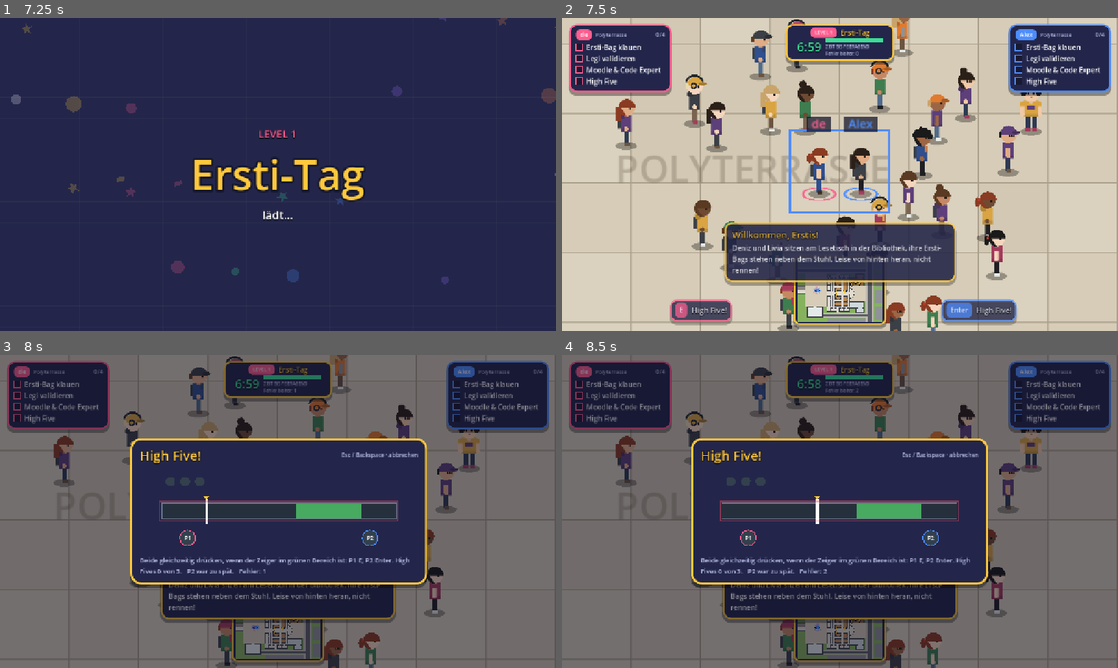
Above: before the commit, frames 1-4 (two rows, left to right).
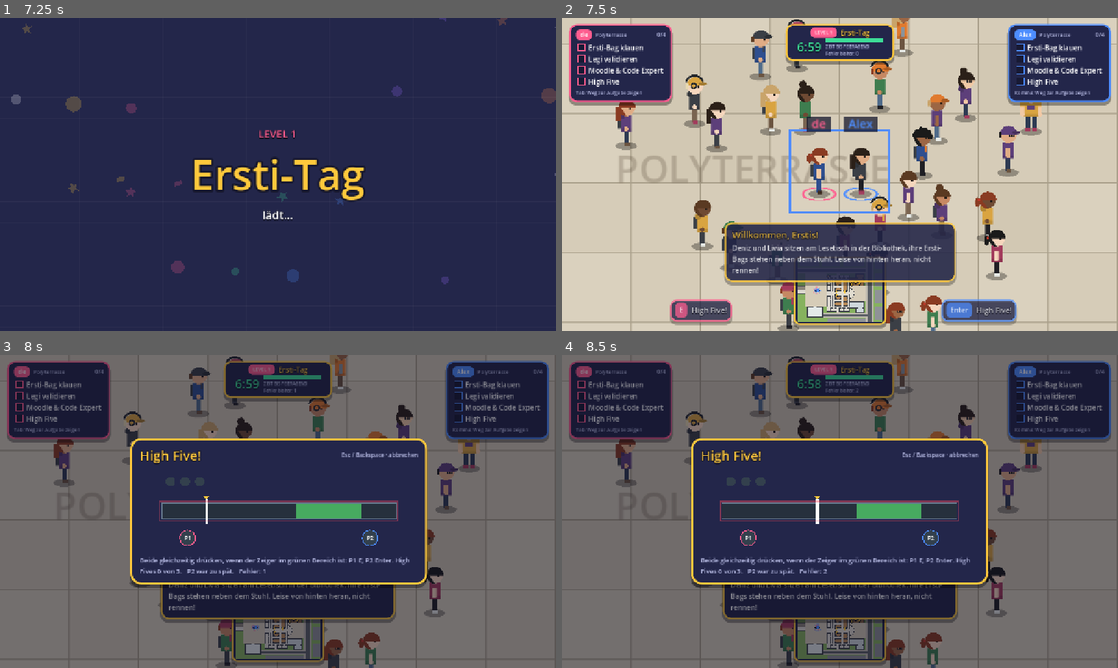
Above: after the commit, the same moments.

Repository: fzehnder/viscon-game
Game: Godot game, scene res://menu.tscn
Same seed, same stepped clock (60 frames per second), same inputs: the game is played once before the commit and once after it.
Inputs (mouse positions are in pixels of both pictures, inside the frame that each line leads up to):
- Up to frame 1 (7.25 s): click "START" at 0.5 s; tap Enter at 1.25, 6.05, 6.6 s; move the mouse to (400, 158) at 1.27 s; hold D 1.28-2 s; tap E at 1.35 s; click (400, 158) at 1.42 s; tap Space at 1.52, 1.82, 4.52, 4.82, 6.02, 6.32, 6.77, 7.07 s; tap Shift at 1.55, 4.35 s; click (316, 205) at 2.02 s; type "Alex" at 2.1 s; click "Bewerbung abschicken" at 2.75 s; click "Foto machen" at 3.5 s; move the mouse to (166, 190) at 4.27 s; hold S 4.28-5.03 s; click (166, 190) at 4.42 s; tap Ctrl at 4.55, 5.1 s; move the mouse to (333, 105) at 5.02 s; hold D 5.03-5.78 s; click (333, 105) at 5.17 s; tap Tab at 5.3, 5.85 s; move the mouse to (250, 237) at 5.77 s; hold W 5.78-6.53 s; click (250, 237) at 5.92 s; move the mouse to (444, 221) at 6.52 s; hold A from 6.53 s (still down); click (444, 221) at 6.67 s; tap Keypad Enter at 6.8 s
- Up to frame 2 (7.5 s): keep holding A; move the mouse to (673, 127) at 7.27 s; tap Keypad Enter at 7.35 s; click (673, 127) at 7.42 s
- Up to frame 3 (8 s): keep holding A; tap Space at 7.52, 7.55, 7.82 s
- Up to frame 4 (8.5 s): move the mouse to (867, 511) at 8.02 s; release A at 8.03 s; hold S from 8.03 s (still down); tap Space at 8.1 s; click (867, 511) at 8.17 s; tap E (interact) at 8.3 s

Frame 1 is identical in both runs. In frame 2, 3.5% of the frame differs, in the area x 1-99%, y 1-28%; in frame 3, 3.0%; in frame 4, 3.0%.

Commit message:
Pick a task and get shown the way: dashed arrows to where it can be done
Tab (P1) or comma (P2) steps through the open tasks of a player, a click on the task works too. The picked task is framed on the card, and dashed arrows in the player's colour lead along the shortest way to the nearest place where it can be done, in the world and on the mini map. For co-op tasks the way leads to the other player; levels can say where with task_targets(id, pid).

Co-Authored-By: Claude Opus 5.5 <noreply@anthropic.com>

Diff:
--- a/godot/scripts/controls.gd
+++ b/godot/scripts/controls.gd
@@ -1,17 +1,17 @@
 extends RefCounted
 ## Two players on one keyboard. Physical key positions (US layout), so it works on Swiss keyboards too.
-## P1 (left hand side):  WASD move · E interact · Shift sprint · Ctrl sneak · Esc leave minigame · 1 2 3 answers
-## P2 (right hand side): arrows move · Enter interact · . sprint · - (US: /) sneak · Backspace leave minigame · 8 9 0 answers
+## P1 (left hand side):  WASD move · E interact · Shift sprint · Ctrl sneak · Tab pick a task · Esc leave minigame · 1 2 3 answers
+## P2 (right hand side): arrows move · Enter interact · . sprint · - (US: /) sneak · , pick a task · Backspace leave minigame · 8 9 0 answers
 
 const PLAYER_KEYS := [
 	{
 		"up": [KEY_W], "down": [KEY_S], "left": [KEY_A], "right": [KEY_D],
-		"interact": [KEY_E, KEY_SPACE], "sprint": [KEY_SHIFT], "sneak": [KEY_CTRL],
+		"interact": [KEY_E, KEY_SPACE], "sprint": [KEY_SHIFT], "sneak": [KEY_CTRL], "select": [KEY_TAB],
 		"abort": [KEY_ESCAPE], "nums": [KEY_1, KEY_2, KEY_3],
 	},
 	{
 		"up": [KEY_UP], "down": [KEY_DOWN], "left": [KEY_LEFT], "right": [KEY_RIGHT],
-		"interact": [KEY_ENTER, KEY_KP_ENTER], "sprint": [KEY_PERIOD], "sneak": [KEY_SLASH],
+		"interact": [KEY_ENTER, KEY_KP_ENTER], "sprint": [KEY_PERIOD], "sneak": [KEY_SLASH], "select": [KEY_COMMA],
 		"abort": [KEY_BACKSPACE], "nums": [KEY_8, KEY_9, KEY_0],
 	},
 ]
@@ -28,6 +28,7 @@
 ]
 const SOLO_LABELS := {"ok": "E oder Leertaste", "nums": "1 2 3", "dirs": "Pfeiltasten oder WASD", "abort": "Esc"}
 const KEY_NAMES := ["E", "Enter"]
+const SELECT_NAMES := ["Tab", "Komma"]     # key that picks a task and shows the way to it
 const TAGS := ["P1", "P2"]
 const TAG_COLORS := ["ff5d8f", "4d8dff"]   # P1 pink, P2 blue (yellow = both)
 
@@ -39,7 +40,7 @@
 static func setup() -> void:
 	for pid in PLAYER_KEYS.size():
 		var keys: Dictionary = PLAYER_KEYS[pid]
-		for what in ["up", "down", "left", "right", "interact", "sprint", "sneak"]:
+		for what in ["up", "down", "left", "right", "interact", "sprint", "sneak", "select"]:
 			var a := action(pid, what)
 			if InputMap.has_action(a):
 				continue
--- a/godot/scripts/fx.gd
+++ b/godot/scripts/fx.gd
@@ -1,5 +1,6 @@
 extends Node2D
-## World-space overlays: sound rings, interaction highlights, goal markers, P1/P2 tags, stamina, thrown wrench.
+## World-space overlays: sound rings, interaction highlights, goal markers, the dashed way to a
+## picked task, P1/P2 tags, stamina, thrown wrench.
 
 const TS := 32.0
 const KEYS = preload("res://scripts/controls.gd")
@@ -45,6 +46,59 @@
 	queue_redraw()
 
 
+## Point and direction at distance `d` along a line of points.
+func _along(points: Array, d: float) -> Array:
+	for i in range(1, points.size()):
+		var a: Vector2 = points[i - 1]
+		var b: Vector2 = points[i]
+		var seg := a.distance_to(b)
+		if d <= seg and seg > 0.01:
+			return [a.lerp(b, d / seg), (b - a) / seg]
+		d -= seg
+	var last: Vector2 = points[points.size() - 1]
+	var before: Vector2 = points[points.size() - 2]
+	return [last, (last - before).normalized()]
+
+
+## Dashes that run towards the goal, small arrows along the way and a big one at the end.
+func _draw_route(points: Array, col: Color, pid: int) -> void:
+	var total := 0.0
+	for i in range(1, points.size()):
+		total += (points[i - 1] as Vector2).distance_to(points[i])
+	if total < 8.0:
+		return
+	var dark := Color(0.08, 0.09, 0.17, 0.55)
+	var period := 15.0
+	var dash := 8.0
+	var d := fmod(t * 26.0, period) - period
+	while d < total - 6.0:
+		var d0 := maxf(d, 0.0)
+		var d1 := minf(d + dash, total - 6.0)
+		if d1 - d0 > 1.0:
+			var p0: Vector2 = _along(points, d0)[0]
+			var p1: Vector2 = _along(points, d1)[0]
+			draw_line(p0, p1, dark, 4.2)
+			draw_line(p0, p1, col, 2.4)
+		d += period
+	# small arrows, a little out of step for the two players so that they do not hide each other
+	var step := 60.0
+	var da := fmod(t * 26.0 + pid * 30.0, step) + 14.0
+	while da < total - 16.0:
+		var pa: Array = _along(points, da)
+		_arrow(pa[0], pa[1], 5.5, col, dark)
+		da += step
+	var end: Array = _along(points, total)
+	_arrow(end[0], end[1], 9.0 + sin(t * 6.0) * 1.2, col, dark)
+	draw_arc(end[0], 11.0 + sin(t * 6.0) * 2.0, 0.0, TAU, 24, Color(col, 0.7), 1.6)
+
+
+func _arrow(tip: Vector2, dirv: Vector2, size: float, col: Color, dark: Color) -> void:
+	var side := Vector2(-dirv.y, dirv.x)
+	var pts := PackedVector2Array([tip + dirv * size * 0.6, tip - dirv * size + side * size * 0.8, tip - dirv * size - side * size * 0.8])
+	draw_colored_polygon(pts, col)
+	draw_polyline(pts + PackedVector2Array([pts[0]]), dark, 1.0)
+
+
 func _draw() -> void:
 	if main.state != "play":
 		return
@@ -84,6 +138,11 @@
 		draw_colored_polygon(dia, Color(gc, 0.95))
 		draw_polyline(dia + PackedVector2Array([dia[0]]), Color(0.08, 0.09, 0.17), 1.5)
 		draw_circle(g, 2.6, Color(0.08, 0.09, 0.17))
+	# dashed way to the task a player has picked, in that player's colour
+	for i in main.players.size():
+		var route: Array = main.routes[i]
+		if route.size() >= 2:
+			_draw_route(route, Color(KEYS.TAG_COLORS[i]), i)
 	# name tag and stamina bar above each player
 	var font := ThemeDB.fallback_font
 	for i in main.players.size():
--- a/godot/scripts/hud.gd
+++ b/godot/scripts/hud.gd
@@ -16,7 +16,7 @@
 var root: Control
 # one task card per player: [panel, zone label, counter label, box for the rows]
 var cards: Array = []
-var task_rows: Array = [[], []]   # per player: [row, tick, label]
+var task_rows: Array = [[], []]   # per player: [row panel, tick, label, style box, picked]
 var title_l: Label
 var minimap: Control
 # timer / meter
@@ -149,6 +149,11 @@
 					var po := _at(op.global_position)
 					draw_circle(po, 4.5 + sin(t * 12.0), UI2.RED)
 					draw_arc(po, 6.5, 0.0, TAU, 16, UI2.RED, 1.0)
+			# the dashed way to a picked task
+			for i in main.players.size():
+				var route: Array = main.routes[i]
+				for j in range(1, route.size()):
+					draw_dashed_line(_at(route[j - 1]), _at(route[j]), Color(KEYS2.TAG_COLORS[i]), 1.6, 3.0)
 		# the two players, always on top
 		for i in main.players.size():
 			var pl = main.players[i]
@@ -238,8 +243,11 @@
 		var cl := UI.label("", 13, UI.MUTED)
 		head.add_child(cl)
 		var box := VBoxContainer.new()
-		box.add_theme_constant_override("separation", 3)
+		box.add_theme_constant_override("separation", 1)
 		v.add_child(box)
+		var hint_l := UI.label("%s: Weg zur Aufgabe zeigen" % KEYS.SELECT_NAMES[i], 11, UI.MUTED)
+		hint_l.visible = not main.night
+		v.add_child(hint_l)
 		cards.append([card, zl, cl, box])
 
 	# ---- top centre: level and timer (or the visibility meter at night). Yellow = for both.
@@ -516,9 +524,28 @@
 	task_rows[pid] = []
 	var box: VBoxContainer = cards[pid][3]
 	for o in objs:
+		# a row can be picked (key or click): then it is framed and the way is shown in the world
+		var k: int = task_rows[pid].size()
+		var rowp := PanelContainer.new()
+		var sb := StyleBoxFlat.new()
+		sb.bg_color = Color(0, 0, 0, 0)
+		sb.border_color = Color(0, 0, 0, 0)
+		sb.set_border_width_all(2)
+		sb.set_corner_radius_all(8)
+		sb.content_margin_left = 5
+		sb.content_margin_right = 5
+		sb.content_margin_top = 1
+		sb.content_margin_bottom = 1
+		rowp.add_theme_stylebox_override("panel", sb)
+		rowp.mouse_filter = Control.MOUSE_FILTER_STOP
+		rowp.gui_input.connect(func(ev: InputEvent):
+			if ev is InputEventMouseButton and ev.pressed and ev.button_index == MOUSE_BUTTON_LEFT:
+				main.pick(pid, k))
+		box.add_child(rowp)
 		var row := HBoxContainer.new()
 		row.add_theme_constant_override("separation", 8)
-		box.add_child(row)
+		row.mouse_filter = Control.MOUSE_FILTER_IGNORE
+		rowp.add_child(row)
 		var tick := Tick.new()
 		tick.col = Color(KEYS.TAG_COLORS[pid])
 		tick.custom_minimum_size = Vector2(16, 16)
@@ -527,7 +554,7 @@
 		row.add_child(tick)
 		var l := UI.label(String(o[0]), 16, UI.WHITE)
 		row.add_child(l)
-		task_rows[pid].append([row, tick, l])
+		task_rows[pid].append([rowp, tick, l, sb, false])
 
 
 ## Day: every task has a state per player. Night: one shared list, shown on both sides.
@@ -546,6 +573,14 @@
 			if on:
 				n_done += 1
 			(r[2] as Label).label_settings.font_color = UI.GREEN if on else (UI.WHITE if active else Color(1, 1, 1, 0.35))
+			var sel: bool = main.picked[pid] == k
+			if sel != r[4]:
+				r[4] = sel
+				var pc := Color(KEYS.TAG_COLORS[pid])
+				(r[3] as StyleBoxFlat).bg_color = Color(pc, 0.3) if sel else Color(0, 0, 0, 0)
+				(r[3] as StyleBoxFlat).border_color = pc if sel else Color(0, 0, 0, 0)
+				if sel:
+					UI.pop_in(r[0], 0.0, 0.85)
 			var tick: Tick = r[1]
 			if on == tick.on:
 				continue
--- a/godot/scripts/main.gd
+++ b/godot/scripts/main.gd
@@ -8,6 +8,7 @@
 ##   goal_positions(id, n0, n1)   markers for a "level" task: [[position px, colour], ...]
 ##   on_noise(at, radius)         footsteps and minigame mistakes
 ##   finale(done)                 after the last task, e.g. a cutscene; must call done
+##   task_targets(id, pid)        where a "level" task can be done right now (px), for the dashed way
 ## Camera: one shared view while the players are close, split screen when they drift apart
 ## or while one of them is in a minigame (the minigame then opens on that player's half).
 ## There are always two half-screen views. While the players are together, the two cameras sit
@@ -80,6 +81,11 @@
 var has_item := false
 # day progress: per player, task id -> true
 var done: Array = [{}, {}]
+# the task each player has picked (index into LV.tasks(), -1 = none) and the dashed way to where
+# it can be done: points in px, drawn by fx.gd and on the mini map
+var picked: Array = [-1, -1]
+var routes: Array = [[], []]
+var route_t: Array = [0.0, 0.0]
 # abilities (night, P1)
 var ability: Dictionary
 var cooldown := 0.0
@@ -157,7 +163,7 @@
 	hud.main = self
 	add_child(hud)
 	_update_cameras(0.0, true)
-	var controls := "%s: WASD · E · Shift sprinten · Ctrl schleichen\n%s: Pfeile · Enter · . sprinten · - schleichen" % [Game.name_of(0), Game.name_of(1)]
+	var controls := "%s: WASD · E · Shift sprinten · Ctrl schleichen · Tab Weg zur Aufgabe\n%s: Pfeile · Enter · . sprinten · - schleichen · , Weg zur Aufgabe" % [Game.name_of(0), Game.name_of(1)]
 	if night:
 		var d: Dictionary = CH.DEPTS[dept]
 		hud.show_overlay("Nacht", "Es ist 00:30. %s\n\nBleibt nicht zu lange im Lichtkegel der Professoren." % d["night_text"],
@@ -453,11 +459,15 @@
 					nears[i] = null
 					continue
 				_update_near(i)
+				if Input.is_action_just_pressed(KEYS.action(i, "select")):
+					pick_next(i)
 				if Input.is_action_just_pressed(KEYS.action(i, "interact")):
 					_interact(i)
 					if state != "play":
 						break
 			near = nears[0]
+			if state == "play":
+				_update_routes(delta)
 			if state == "play" and night and Input.is_action_just_pressed("ability"):
 				_use_ability()
 			if state == "play" and night and has_item:
@@ -1078,6 +1088,88 @@
 	return out
 
 
+# ------------------------------------------------------------------ picked task and the way to it
+## Next task this player still has to do; after the last one nothing is picked.
+func pick_next(pid: int) -> void:
+	if night:
+		return
+	var tasks: Array = LV.tasks()
+	var k: int = picked[pid] + 1
+	while k < tasks.size() and done[pid].has(tasks[k]["id"]):
+		k += 1
+	pick(pid, k if k < tasks.size() else -1)
+
+
+## Picks task number k for a player (again: drops it). Also called by a click on the task card.
+func pick(pid: int, k: int) -> void:
+	if night or state != "play":
+		return
+	picked[pid] = -1 if (k == picked[pid] or k < 0 or done[pid].has(LV.tasks()[k]["id"])) else k
+	routes[pid] = []
+	route_t[pid] = 0.0
+	UI.sfx("click")
+
+
+## Where task `id` can be done by player `pid` right now, in px.
+func task_targets(id: String, pid: int) -> Array:
+	var out: Array = []
+	match String(LV.task(id).get("type", "")):
+		"bag":
+			for op in opps:
+				if op.bag_state == "there":
+					out.append(op.bag_pos)
+		"steal":
+			for st in students:
+				if st.has_bag:
+					out.append(st.global_position)
+		"coop":
+			out.append(players[1 - pid].global_position)   # together: go to the other one
+		"level":
+			if logic != null and logic.has_method("task_targets"):
+				out = logic.task_targets(id, pid)
+			elif logic != null and logic.has_method("goal_positions"):
+				for g in logic.goal_positions(id, pid == 0, pid == 1):
+					out.append(g[0])
+		_:
+			out = _obj_center(func(o): return o.get("use", "") == "station" and o.get("task", "") == id)
+	return out
+
+
+## Keeps the dashed way of each player up to date: the shortest way to the nearest place.
+func _update_routes(delta: float) -> void:
+	var tasks: Array = LV.tasks()
+	for pid in players.size():
+		var k: int = picked[pid]
+		if k >= 0 and (k >= tasks.size() or done[pid].has(tasks[k]["id"])):
+			picked[pid] = -1   # done, nothing left to show
+			k = -1
+		if k < 0 or busy(pid):
+			routes[pid] = []
+			continue
+		var from: Vector2 = players[pid].global_position
+		route_t[pid] -= delta
+		if route_t[pid] > 0.0:
+			if not routes[pid].is_empty():
+				routes[pid][0] = from   # the line starts at the feet, also between two searches
+			continue
+		route_t[pid] = 0.35
+		var best: Array = []
+		var best_len := INF
+		for target in task_targets(tasks[k]["id"], pid):
+			var p: Array = world.find_path(from, target)
+			if p.size() > 1:
+				p.pop_front()   # the first tile is where the player stands anyway
+			p.push_front(from)
+			p.append(target)
+			var total := 0.0
+			for j in range(1, p.size()):
+				total += (p[j - 1] as Vector2).distance_to(p[j])
+			if total < best_len:
+				best_len = total
+				best = p
+		routes[pid] = best if best_len > 1.5 * TS else []   # standing in front of it: no line needed
+
+
 func time_left() -> float:
 	return maxf(0.0, day_time - time_played)
 
Not shown, changed: CLAUDE.md
Not shown, changed: godot/README.md
